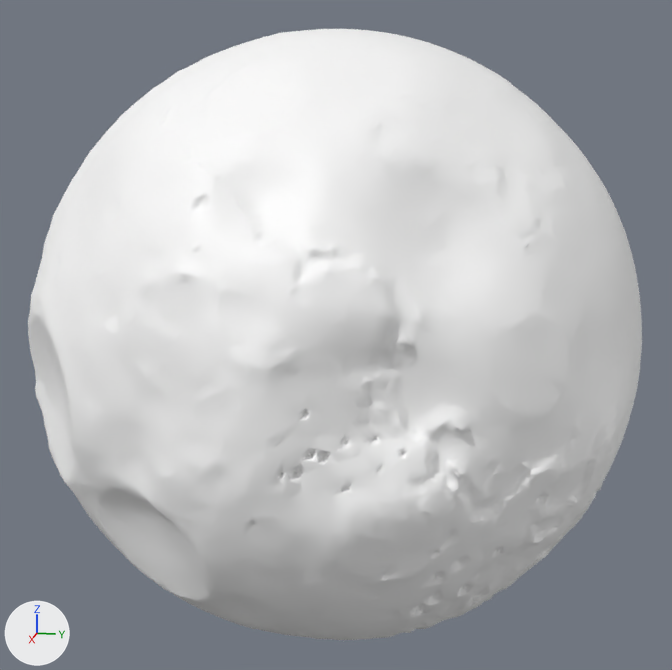
Renders of the FBX model Assets/Models/Mars_1.fbx from each side of a commit.
One viewpoint serves both versions: a camera (50 mm lens) standing at (0.2349, 0.0488, 0.0613) and looking at (0.0235, 0.0065, 0.0084). Lighting does not change. The marker at lower left points along +X, +Y and +Z. Where no turn or scale is listed for an object, it has been applied to the vertices.

The first picture shows 'mars_decimated1:Group30335'.
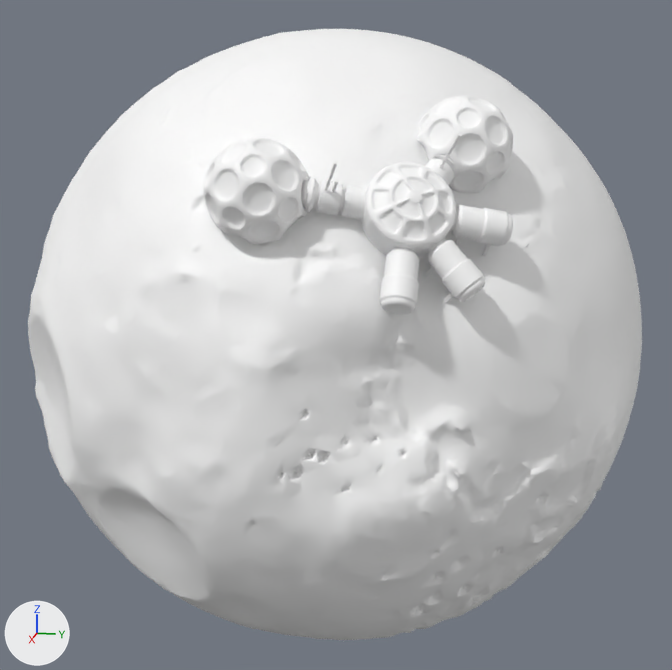
Commit message: mars model updated

Location of each change, (x1, y1, x2, y2) in pixels of the pictures (672 x 670 px):
'pSolid2', added
    after: (203, 95, 513, 315)

The change, as a list of edits to the scene's bpy script:
```text
Add me_mesh_001:
    me_mesh_001.from_pydata(...)  # 7456 vertices, 7358 faces; spans x -0.0227..0.0191, y -0.0366..0.0218, z -0.0165..0.0243
    me_mesh_001.materials.append(mat_lambert2)  # its picture is missing
Add ob_psolid2:
    ob_psolid2 = bpy.data.objects.new('pSolid2', me_mesh_001)
    ob_psolid2.location = (0.0509, 0.0252, 0.0391)
```
